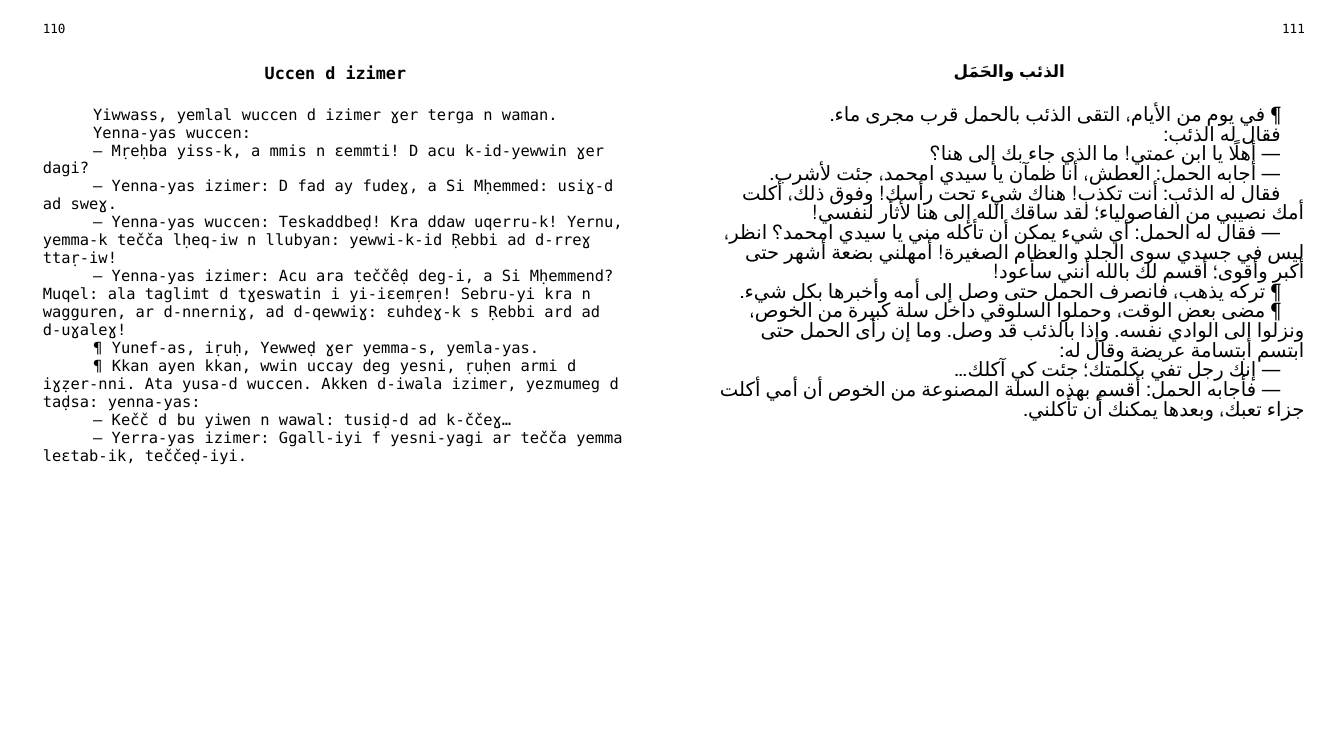
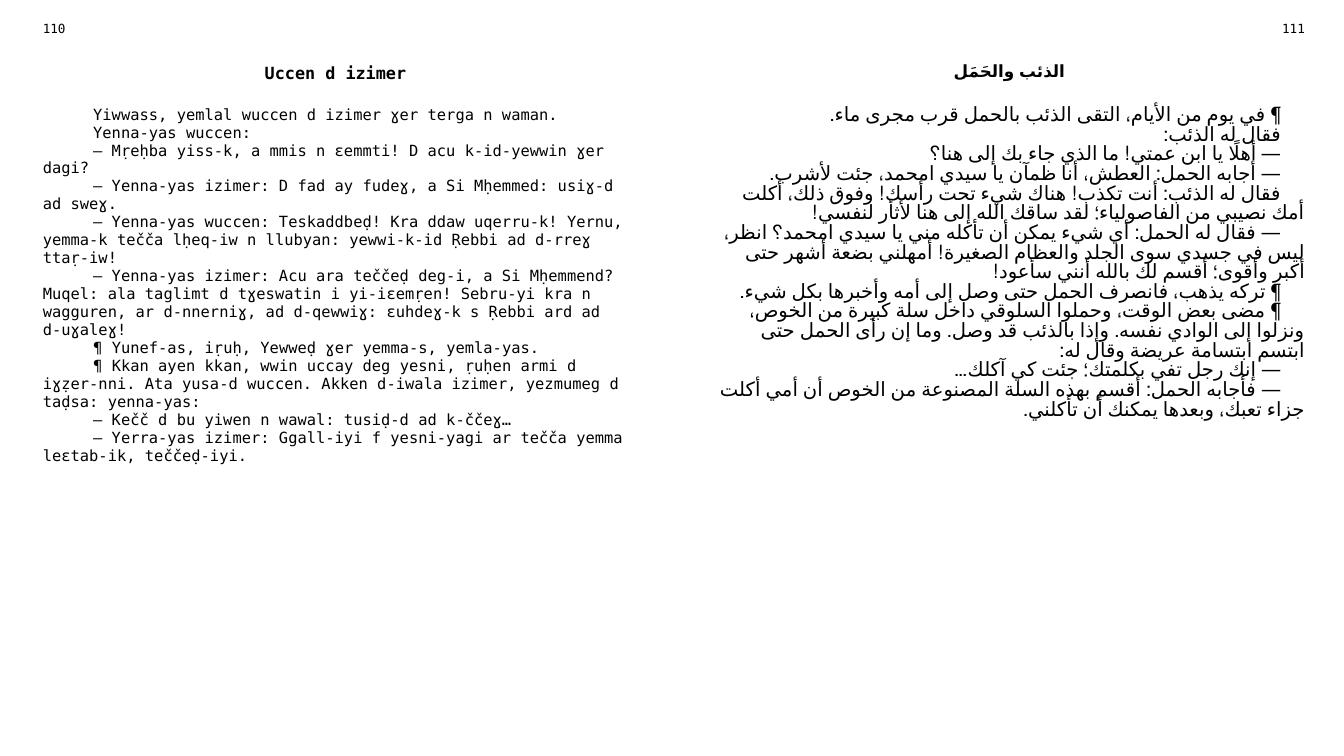
Before and after one commit to sferhah/tamacahut_n_wuccen, a slide deck: slide 53 of Uccen.ConsoleApp/Resources/pptx/uccen.arb.pptx. Drawn at 1344x756 pixels with LibreOffice and Linux fonts; fonts in the diff are those of the drawing. Boxes give left, top, right and bottom in pixels: in the first picture for what was removed or moved away, otherwise in the second. Text is boxed around its words. In the diff, an @@ line names an element or a change of style, - is before the commit and + after.

```diff
--- a/Uccen.ConsoleApp/Resources/pptx/uccen.arb.pptx
+++ b/Uccen.ConsoleApp/Resources/pptx/uccen.arb.pptx
@@ table at <box>32,16,1315,729</box> @@
-row 3, column 1: Yiwwass, yemlal wuccen d izimer ɣer terga n waman. / Yenna-yas wuccen: / — Mṛeḥba yiss-k, a mmis n ɛemmti! D acu k-id-yewwin ɣer dagi? / — Yenna-yas izimer: D fad ay fudeɣ, a Si Mḥemmed: usiɣ-d ad sweɣ. / — Yenna-yas wuccen: Teskaddbeḍ! Kra ddaw uqerru-k! Yernu, yemma-k tečča lḥeq-iw n llubyan: yewwi-k-id Ṛebbi ad d-rreɣ ttaṛ-iw! / — Yenna-yas izimer: Acu ara teččêḍ deg-i, a Si Mḥemmend? Muqel: ala taglimt d tɣeswatin i yi-iɛemṛen! Sebru-yi kra n wagguren, ar d-nnerniɣ, ad d-qewwiɣ: ɛuhdeɣ-k s Ṛebbi ard ad d-uɣaleɣ! / ¶ Yunef-as, iṛuḥ, Yewweḍ ɣer yemma-s, yemla-yas. / ¶ Kkan ayen kkan, wwin uccay deg yesni, ṛuḥen armi d iɣẓer-nni. Ata yusa-d wuccen. Akken d-iwala izimer, yezmumeg d taḍsa: yenna-yas: / — Kečč d bu yiwen n wawal: tusiḍ-d ad k-ččeɣ… / — Yerra-yas izimer: Ggall-iyi f yesni-yagi ar tečča yemma leɛtab-ik, teččeḍ-iyi.
+row 3, column 1: Yiwwass, yemlal wuccen d izimer ɣer terga n waman. / Yenna-yas wuccen: / — Mṛeḥba yiss-k, a mmis n ɛemmti! D acu k-id-yewwin ɣer dagi? / — Yenna-yas izimer: D fad ay fudeɣ, a Si Mḥemmed: usiɣ-d ad sweɣ. / — Yenna-yas wuccen: Teskaddbeḍ! Kra ddaw uqerru-k! Yernu, yemma-k tečča lḥeq-iw n llubyan: yewwi-k-id Ṛebbi ad d-rreɣ ttaṛ-iw! / — Yenna-yas izimer: Acu ara teččeḍ deg-i, a Si Mḥemmend? Muqel: ala taglimt d tɣeswatin i yi-iɛemṛen! Sebru-yi kra n wagguren, ar d-nnerniɣ, ad d-qewwiɣ: ɛuhdeɣ-k s Ṛebbi ard ad d-uɣaleɣ! / ¶ Yunef-as, iṛuḥ, Yewweḍ ɣer yemma-s, yemla-yas. / ¶ Kkan ayen kkan, wwin uccay deg yesni, ṛuḥen armi d iɣẓer-nni. Ata yusa-d wuccen. Akken d-iwala izimer, yezmumeg d taḍsa: yenna-yas: / — Kečč d bu yiwen n wawal: tusiḍ-d ad k-ččeɣ… / — Yerra-yas izimer: Ggall-iyi f yesni-yagi ar tečča yemma leɛtab-ik, teččeḍ-iyi.
```
Also in this commit, not shown: 10 other slides changed, 7 other files.
